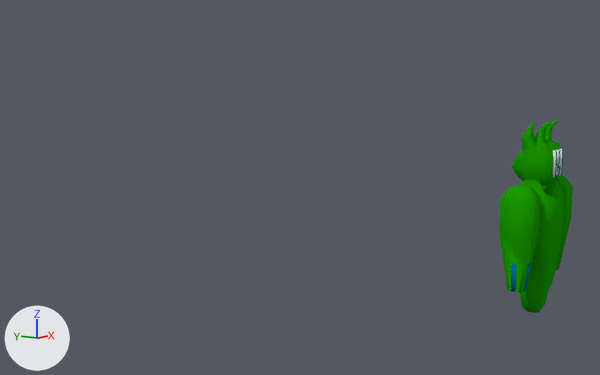
The Blender file Blend Files/Blend/start.blend, before and after one commit.
Rendered twice from a 50 mm camera at (-7.23, -2.5, 2.03) aimed at (-0.91, 1.96, 0.89). Arrows for +X, +Y and +Z are at lower left; the lights stay in place. The same objects are shown in both versions, whatever each file hides.

The older version as bpy lines, for what is in view:
```python
me_biggie = bpy.data.meshes.new('biggie')
me_biggie.from_pydata(...)  # 322 vertices, 301 faces; spans x -0.53..0.53, y -0.19..0.19, z -0.2..1.56
me_biggie.polygons.foreach_set('use_smooth', [True] * 301)
# faces by material slot: [244, 5, 12, 40]
me_biggie.materials.append(mat_biggie)  # green #1c9e00
me_biggie.materials.append(mat_roller)  # dark blue #00364e
me_biggie.materials.append(mat_roller1)  # blue #006fa0
me_biggie.materials.append(mat_biggie3)  # white #e7e7e7
ob_bigman = bpy.data.objects.new('bigman', me_biggie)
ob_bigman.location = (0.0, 0.0, 0.0)
```
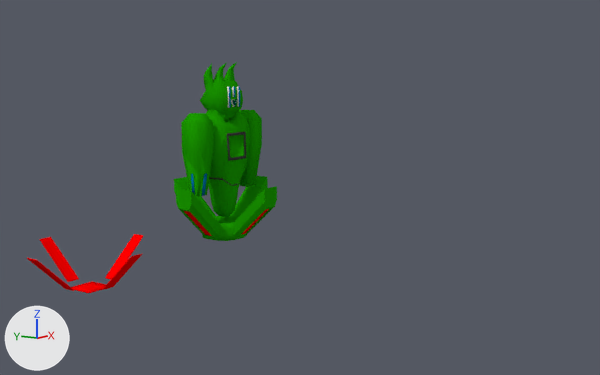
Pixel boxes [x1, y1, x2, y2] of what changed, in the pictures (600 x 375 px):
'bigman', reshaped, moved (39% wider, 8% shorter): before [499, 118, 573, 313]; after [174, 62, 277, 241]
'bigman_bottom', added (red): after [27, 234, 143, 293]
part 1 of me_biggie, added (green): after [174, 176, 277, 241]
part 2 of me_biggie, built on: before [528, 194, 565, 284]; after [208, 121, 250, 192]

The edits, one by one:
Material 'biggie2' (mat_biggie2) is new.
Its base color is (0.042, 0.042, 0.042) (black #3a3a3a).
Material 'biggie4' (mat_biggie4) is new.
Its base color is (1.0, 0.0, 0.0) (red #ff0000).
me_biggie is used by ob_bigman; location (0.0, 0.0, 0.0).
me_biggie had 322 vertices, 301 faces and spanned x -0.53..0.53, y -0.19..0.19, z -0.2..1.56.
me_biggie now has 486 vertices, 463 faces and spans x -0.67..0.67, y -0.67..0.67, z -0.44..1.56.
me_biggie part 1: a new loose piece of 144 vertices spanning x -0.67..0.67, y -0.67..0.67, z -0.44..0.2.
Part 2, on me_biggie:
13 faces are deleted.
8 vertices move from x -0.1..0.1, y -0.19..0.13, z 0.18..0.72 to x -0.17..0.17, y -0.2..0.13, z 0.18..0.78.
20 vertices are added at x -0.17..0.17, y -0.21..0.13, z 0.19..0.78.
12 new faces join them, mat_biggie2 (black #3a3a3a), smooth.
21 new faces join them, mat_biggie (green #1c9e00), smooth.
me_biggie now uses material mat_biggie2 (black #3a3a3a).
me_biggie now uses material mat_biggie4 (red #ff0000).
Mesh me_bigman_bottom is new.
It has 64 vertices, 54 faces and spans x -0.652..0.652, y -0.652..0.652, z -0.107..0.305.
It uses material mat_biggie4 (red #ff0000).
Object 'bigman' (ob_bigman) moves from (0.0, 0.0, 0.0) to (0.0, 3.669, 0.495).
Object 'bigman_bottom' (ob_bigman_bottom) is new; it shows me_bigman_bottom.
Its location is (-2.0, 3.669, 0.0).
